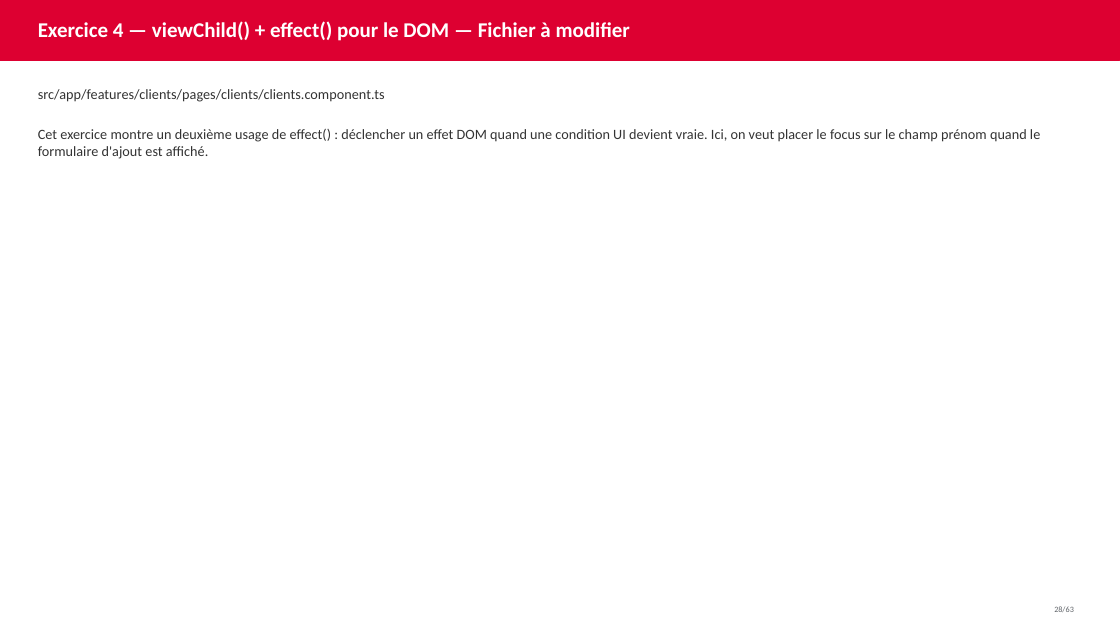
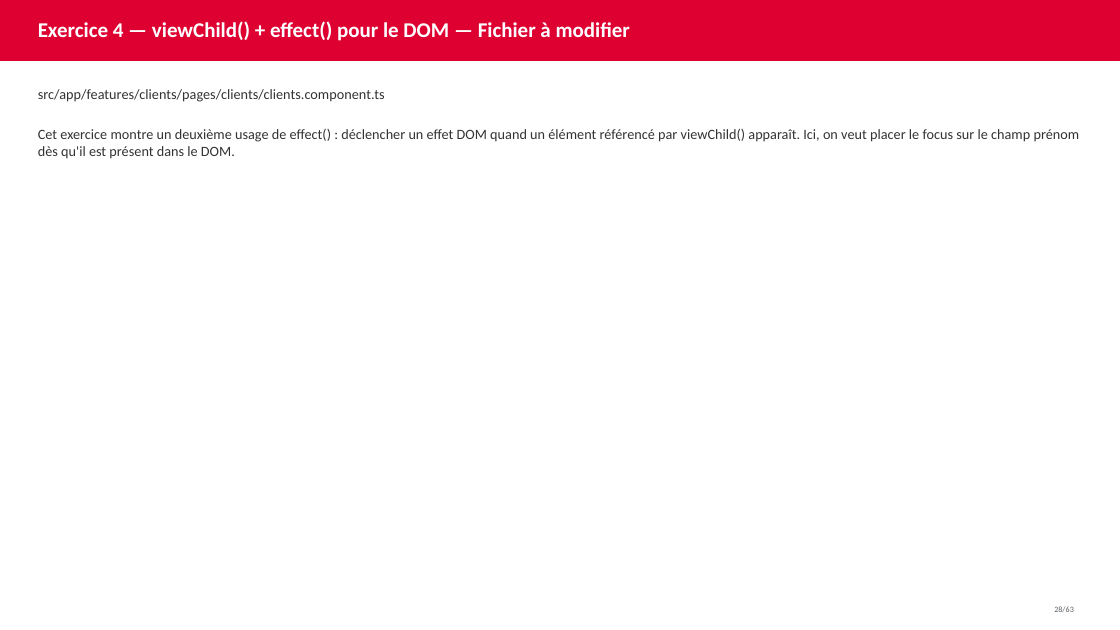
Before and after one commit to AchrafSlaoui/dojo-angular, a slide deck: slide 28 of docs/dojo-signals.pptx. Drawn at 1120x630 pixels with LibreOffice and Linux fonts; fonts in the diff are those of the drawing. Boxes give left, top, right and bottom in pixels: in the first picture for what was removed or moved away, otherwise in the second. Text is boxed around its words. In the diff, an @@ line names an element or a change of style, - is before the commit and + after.

Commit message:
clarifie effet focus viewChild

```diff
--- a/docs/dojo-signals.pptx
+++ b/docs/dojo-signals.pptx
@@ text at [38, 129, 1080, 159]: text changed @@
-Cet exercice montre un deuxième usage de effect() : déclencher un effet DOM quand une condition UI devient vraie. Ici, on veut placer le focus sur le champ prénom quand le formulaire d'ajout est affiché.
+Cet exercice montre un deuxième usage de effect() : déclencher un effet DOM quand un élément référencé par viewChild() apparaît. Ici, on veut placer le focus sur le champ prénom dès qu'il est présent dans le DOM.
```
Also in this commit, not shown: 1 other file.
